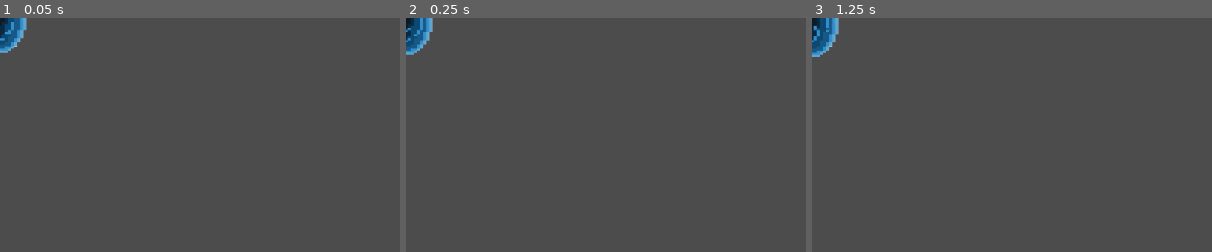
Above: before the commit, frames 1-3 (left to right).
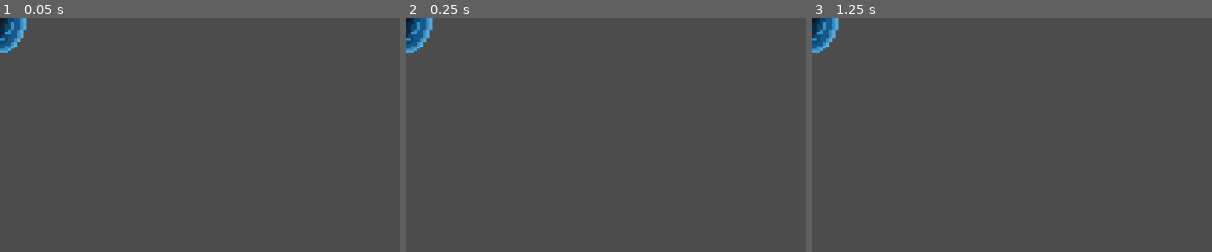
Above: after the commit, the same moments.

Repository: gonzaloVeron/TaskFailedSuccessfully
Game: Godot game, scene res://objects/exit/Exit.tscn
The game is run twice, just before and just after one commit, with the same random seed, the same clock (stepped at 60 frames per second) and the same inputs. The project has no main scene, so this scene is started directly.
Inputs:
- Up to frame 1 (0.05 s): no input
- Up to frame 2 (0.25 s): no input
- Up to frame 3 (1.25 s): tap Enter at 0.5 s
The pictures show only the part of the screen within x 0-50%, y 0-50%; the shares and areas given below are measured in that part.

Frame 1 is identical in both runs. In frame 2, 0.3% of the frame differs, in the area x 0-7%, y 0-16%; in frame 3, 0.4%, in the area x 0-7%, y 0-17%.

Commit message:
Animacion de cambio de niveles terminada

Diff:
--- a/objects/exit/Exit.gd
+++ b/objects/exit/Exit.gd
@@ -1,17 +1,25 @@
 extends Area2D
 
-var next_level_scene_path : String = ""
+#var next_level_scene_path : String = ""
+export var next_scene : PackedScene
 
+onready var anim_player : AnimationPlayer = $AnimationPlayer
 
-func set_next_level_scene_path (scene_path):
-	next_level_scene_path = scene_path
+#func set_next_level_scene_path (scene_path):
+#	next_level_scene_path = scene_path
 
 func _ready():
-	$AnimationPlayer.play("default")
+	#$AnimationPlayer.play("default")
+	anim_player.play("default")
 	pass
 
+func teleport():
+	anim_player.play("fade_in")
+	yield(anim_player,"animation_finished")
+	get_tree().change_scene_to(next_scene)
 
 func _on_Exit_body_entered(body):
 	if body.is_in_group("player"):
-		print("se deberia producir el cambio de nivel")
+		teleport()
+		#print("se deberia producir el cambio de nivel")
 		#get_tree().change_scene(next_level_scene_path)
--- a/objects/exit/Exit.tscn
+++ b/objects/exit/Exit.tscn
@@ -9,7 +9,7 @@
 
 [sub_resource type="Animation" id=2]
 resource_name = "default"
-length = 0.8
+length = 0.001
 loop = true
 tracks/0/type = "value"
 tracks/0/path = NodePath("Sprite:frame")
@@ -23,19 +23,97 @@
 "update": 1,
 "values": [ 0, 1, 2, 3 ]
 }
+tracks/1/type = "value"
+tracks/1/path = NodePath("CanvasLayer/ColorRect:color")
+tracks/1/interp = 1
+tracks/1/loop_wrap = true
+tracks/1/imported = false
+tracks/1/enabled = true
+tracks/1/keys = {
+"times": PoolRealArray( 0 ),
+"transitions": PoolRealArray( 1 ),
+"update": 0,
+"values": [ Color( 0.0392157, 0.0352941, 0.0352941, 0 ) ]
+}
+tracks/2/type = "value"
+tracks/2/path = NodePath("CanvasLayer/ColorRect:visible")
+tracks/2/interp = 1
+tracks/2/loop_wrap = true
+tracks/2/imported = false
+tracks/2/enabled = true
+tracks/2/keys = {
+"times": PoolRealArray( 0 ),
+"transitions": PoolRealArray( 1 ),
+"update": 1,
+"values": [ false ]
+}
+
+[sub_resource type="Animation" id=3]
+resource_name = "fade_in"
+loop = true
+tracks/0/type = "value"
+tracks/0/path = NodePath("Sprite:frame")
+tracks/0/interp = 1
+tracks/0/loop_wrap = true
+tracks/0/imported = false
+tracks/0/enabled = true
+tracks/0/keys = {
+"times": PoolRealArray( 0, 0.2, 0.4, 0.6 ),
+"transitions": PoolRealArray( 1, 1, 1, 1 ),
+"update": 1,
+"values": [ 0, 1, 2, 3 ]
+}
+tracks/1/type = "value"
+tracks/1/path = NodePath("CanvasLayer/ColorRect:color")
+tracks/1/interp = 1
+tracks/1/loop_wrap = true
+tracks/1/imported = false
+tracks/1/enabled = true
+tracks/1/keys = {
+"times": PoolRealArray( 0, 1 ),
+"transitions": PoolRealArray( 1, 1 ),
+"update": 0,
+"values": [ Color( 0.0392157, 0.0352941, 0.0352941, 0 ), Color( 0.0392157, 0.0352941, 0.0352941, 1 ) ]
+}
+tracks/2/type = "value"
+tracks/2/path = NodePath("CanvasLayer/ColorRect:visible")
+tracks/2/interp = 1
+tracks/2/loop_wrap = true
+tracks/2/imported = false
+tracks/2/enabled = true
+tracks/2/keys = {
+"times": PoolRealArray( 0 ),
+"transitions": PoolRealArray( 1 ),
+"update": 1,
+"values": [ true ]
+}
 
 [node name="Exit" type="Area2D"]
+monitorable = false
+collision_layer = 0
 script = ExtResource( 1 )
 
 [node name="Sprite" type="Sprite" parent="."]
 scale = Vector2( 0.3, 0.2 )
 texture = ExtResource( 2 )
 hframes = 4
-frame = 1
 
 [node name="CollisionShape2D" type="CollisionShape2D" parent="."]
 shape = SubResource( 1 )
 
 [node name="AnimationPlayer" type="AnimationPlayer" parent="."]
+autoplay = "default"
 anims/default = SubResource( 2 )
+anims/fade_in = SubResource( 3 )
+
+[node name="CanvasLayer" type="CanvasLayer" parent="."]
+
+[node name="ColorRect" type="ColorRect" parent="CanvasLayer"]
+visible = false
+anchor_right = 1.0
+anchor_bottom = 1.0
+color = Color( 0.0392157, 0.0352941, 0.0352941, 0 )
+__meta__ = {
+"_edit_use_anchors_": false
+}
 [connection signal="body_entered" from="." to="." method="_on_Exit_body_entered"]
Not shown: 1 places in objects/exit/Exit.tscn that only renumber resources
